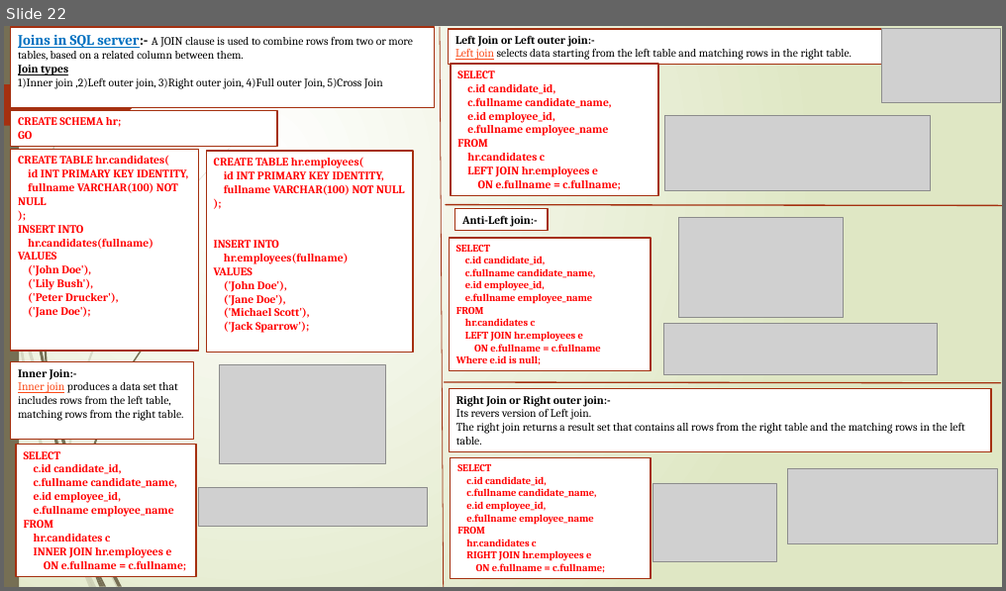
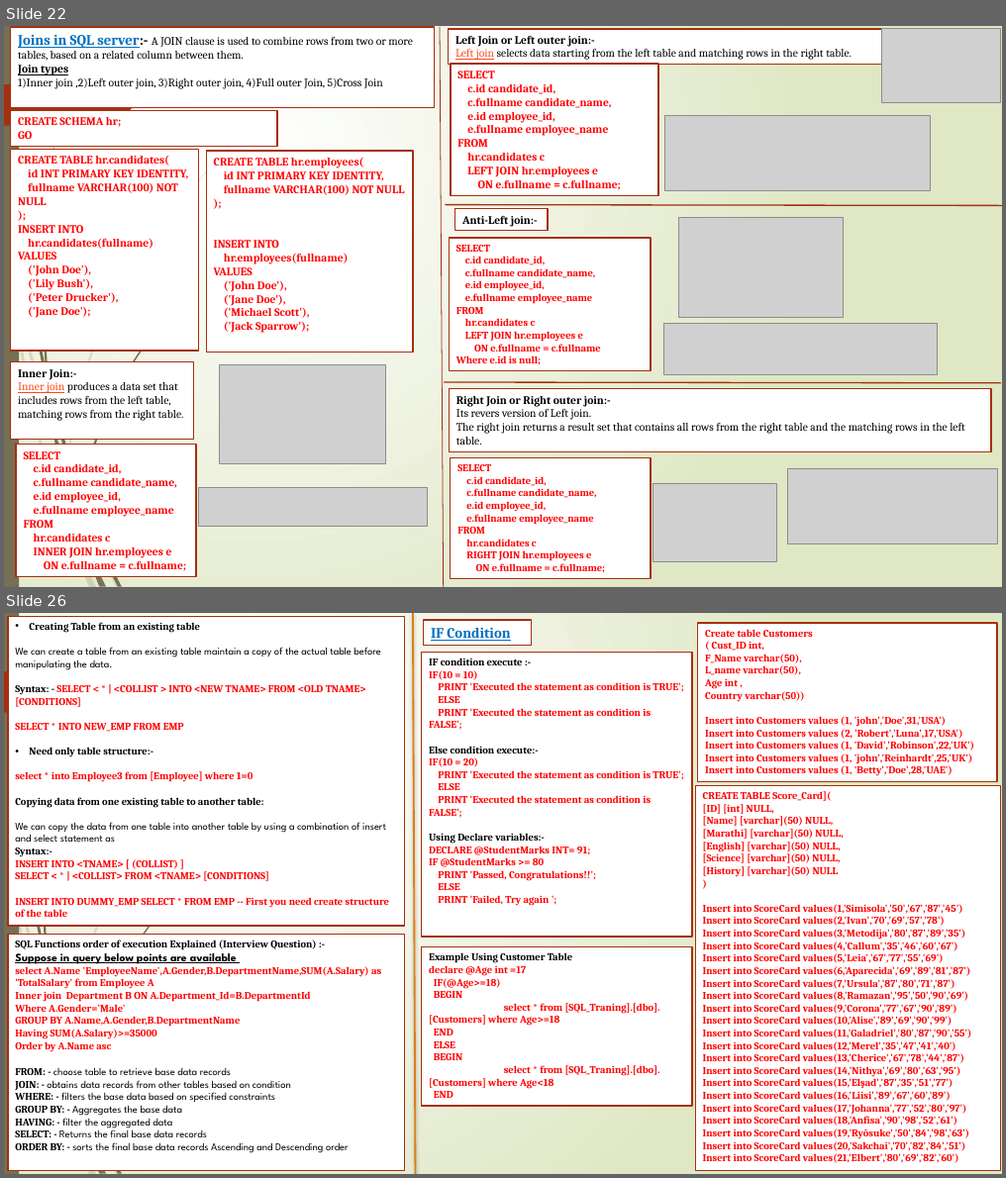
Before and after one commit to tanajisulagave/SQL-Server, a slide deck: SQL Server/SQL_PPT.pptx. Shown one above the other, each under a label of ours: slide 22 before the commit, slides 22 and 26 after it; the slides between them are not shown. The pictures are 1006x591 and 1006x1178 pixels, drawn with LibreOffice and Linux fonts; fonts in the diff are those of the drawing; grey boxes stand for pictures. Boxes give left, top, right and bottom in pixels: in the first picture for what was removed or moved away, otherwise in the second. Text is boxed around its words. In the diff, an @@ line names an element or a change of style, - is before the commit and + after.

```diff
--- a/SQL Server/SQL_PPT.pptx
+++ b/SQL Server/SQL_PPT.pptx
@@ slide 26 added at (4,613,1002,1174), background gradient #FFFFFF to #DFE8C4; not listed: 17 template elements that a slide beside it also shows @@
@@ rectangle added at (8,616,405,926), fill #FFFFFF, outline #A53010 1.25 pt, 10 pt, text #000000, bold @@
+• Creating Table from an existing table
+We can create a table from an existing table maintain a copy of the actual table before manipulating the data.
+Syntax: - SELECT < * | <COLLIST > INTO <NEW TNAME> FROM <OLD TNAME> [CONDITIONS]
+SELECT * INTO NEW_EMP FROM EMP
+• Need only table structure:-
+select * into Employee3 from [Employee] where 1=0
+Copying data from one existing table to another table:
+We can copy the data from one table into another table by using a combination of insert and select statement as
+Syntax:-
+INSERT INTO <TNAME> [ (COLLIST) ]
+SELECT < * | <COLLIST> FROM <TNAME> [CONDITIONS]
+INSERT INTO DUMMY_EMP SELECT * FROM EMP -- First you need create structure of the table
@@ line added from (413, 613) to (416, 1174), #DE7E18 1.75 pt @@
@@ rectangle added at (423,620,531,646), fill #FFFFFF, outline #A53010 1.25 pt, 14 pt, text #0070C0, bold, underline @@
+IF Condition
@@ rectangle added at (698,623,997,781), fill #FFFFFF, outline #A53010 1.25 pt, 10 pt, text #FF0000, bold @@
+Create table Customers
+( Cust_ID int,
+F_Name varchar(50),
+L_name varchar(50),
+Age int ,
+Country varchar(50))
+Insert into Customers values (1, 'john','Doe',31,'USA')
+Insert into Customers values (2, 'Robert','Luna',17,'USA')
+Insert into Customers values (1, 'David','Robinson',22,'UK')
+Insert into Customers values (1, 'john','Reinhardt',25,'UK')
+Insert into Customers values (1, 'Betty','Doe',28,'UAE')
@@ rectangle added at (422,652,693,937), fill #FFFFFF, outline #A53010 1.25 pt, 10 pt, text #FF0000, bold @@
+IF condition execute :-
+IF(10 = 10)
+PRINT 'Executed the statement as condition is TRUE';
+ELSE
+PRINT 'Executed the statement as condition is FALSE';
+Else condition execute:-
+IF(10 = 20)
+PRINT 'Executed the statement as condition is TRUE';
+ELSE
+PRINT 'Executed the statement as condition is FALSE';
+Using Declare variables:-
+DECLARE @StudentMarks INT= 91;
+IF @StudentMarks >= 80
+PRINT 'Passed, Congratulations!!';
+ELSE
+PRINT 'Failed, Try again ';
@@ rectangle added at (696,786,1001,1171), fill #FFFFFF, outline #A53010 1.25 pt, 10 pt, text #FF0000, bold @@
+CREATE TABLE Score_Card](
+[ID] [int] NULL,
+[Name] [varchar](50) NULL,
+[Marathi] [varchar](50) NULL,
+[English] [varchar](50) NULL,
+[Science] [varchar](50) NULL,
+[History] [varchar](50) NULL
+)
+Insert into ScoreCard values(1,'Simisola','50','67','87','45')
+Insert into ScoreCard values(2,'Ivan','70','69','57','78')
+Insert into ScoreCard values(3,'Metodija','80','87','89','35')
+Insert into ScoreCard values(4,'Callum','35','46','60','67')
+Insert into ScoreCard values(5,'Leia','67','77','55','69')
+Insert into ScoreCard values(6,'Aparecida','69','89','81','87')
+Insert into ScoreCard values(7,'Ursula','87','80','71','87')
+Insert into ScoreCard values(8,'Ramazan','95','50','90','69')
+Insert into ScoreCard values(9,'Corona','77','67','90','89')
+Insert into ScoreCard values(10,'Alise','89','69','90','99')
+Insert into ScoreCard values(11,'Galadriel','80','87','90','55')
+Insert into ScoreCard values(12,'Merel','35','47','41','40')
+Insert into ScoreCard values(13,'Cherice','67','78','44','87')
+Insert into ScoreCard values(14,'Nithya','69','80','63','95')
+Insert into ScoreCard values(15,'Elşad','87','35','51','77')
+Insert into ScoreCard values(16,'Liisi','89','67','60','89')
+Insert into ScoreCard values(17,'Johanna','77','52','80','97')
+Insert into ScoreCard values(18,'Anfisa','90','98','52','61')
+Insert into ScoreCard values(19,'Ryōsuke','50','84','98','63')
+Insert into ScoreCard values(20,'Sakchai','70','82','84','51')
+Insert into ScoreCard values(21,'Elbert','80','69','82','60')
@@ rectangle added at (8,934,405,1170), fill #FFFFFF, outline #A53010 1.25 pt, 10 pt, text #000000, bold @@
+SQL Functions order of execution Explained (Interview Question) :-
+Suppose in query below points are available
+select A.Name 'EmployeeName',A.Gender,B.DepartmentName,SUM(A.Salary) as 'TotalSalary' from Employee A
+Inner join Department B ON A.Department_Id=B.DepartmentId
+Where A.Gender='Male'
+GROUP BY A.Name,A.Gender,B.DepartmentName
+Having SUM(A.Salary)>=35000
+Order by A.Name asc
+FROM: - choose table to retrieve base data records
+JOIN: - obtains data records from other tables based on condition
+WHERE: - filters the base data based on specified constraints
+GROUP BY: - Aggregates the base data
+HAVING: - filter the aggregated data
+SELECT: - Returns the final base data records
+ORDER BY: - sorts the final base data records Ascending and Descending order
@@ rectangle added at (422,948,693,1106), fill #FFFFFF, outline #A53010 1.25 pt, 10 pt, text #FF0000, bold @@
+Example Using Customer Table
+declare @Age int =17
+IF(@Age>=18)
+BEGIN
+select * from [SQL_Traning].[dbo].[Customers] where Age>=18
+END
+ELSE
+BEGIN
+select * from [SQL_Traning].[dbo].[Customers] where Age<18
+END
```
Also in this commit, not shown: 1 slide changed, 6 other slides added.
